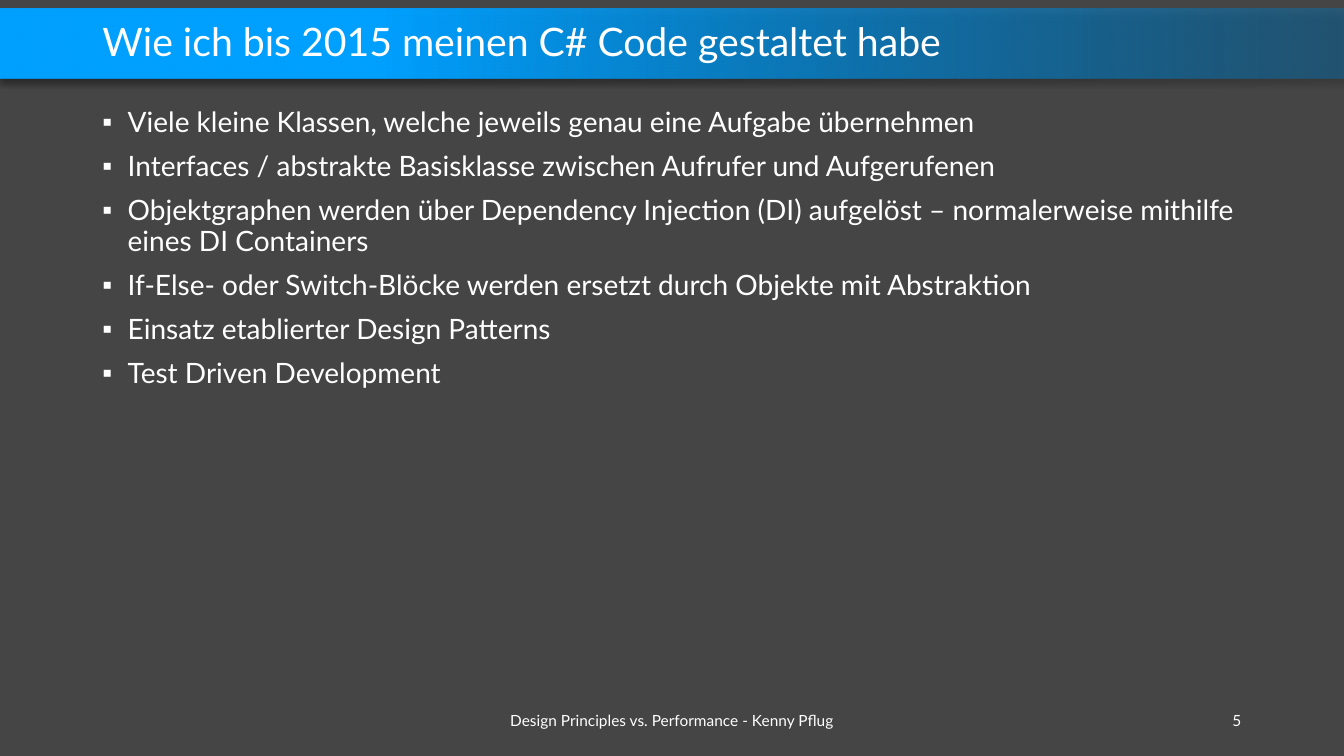
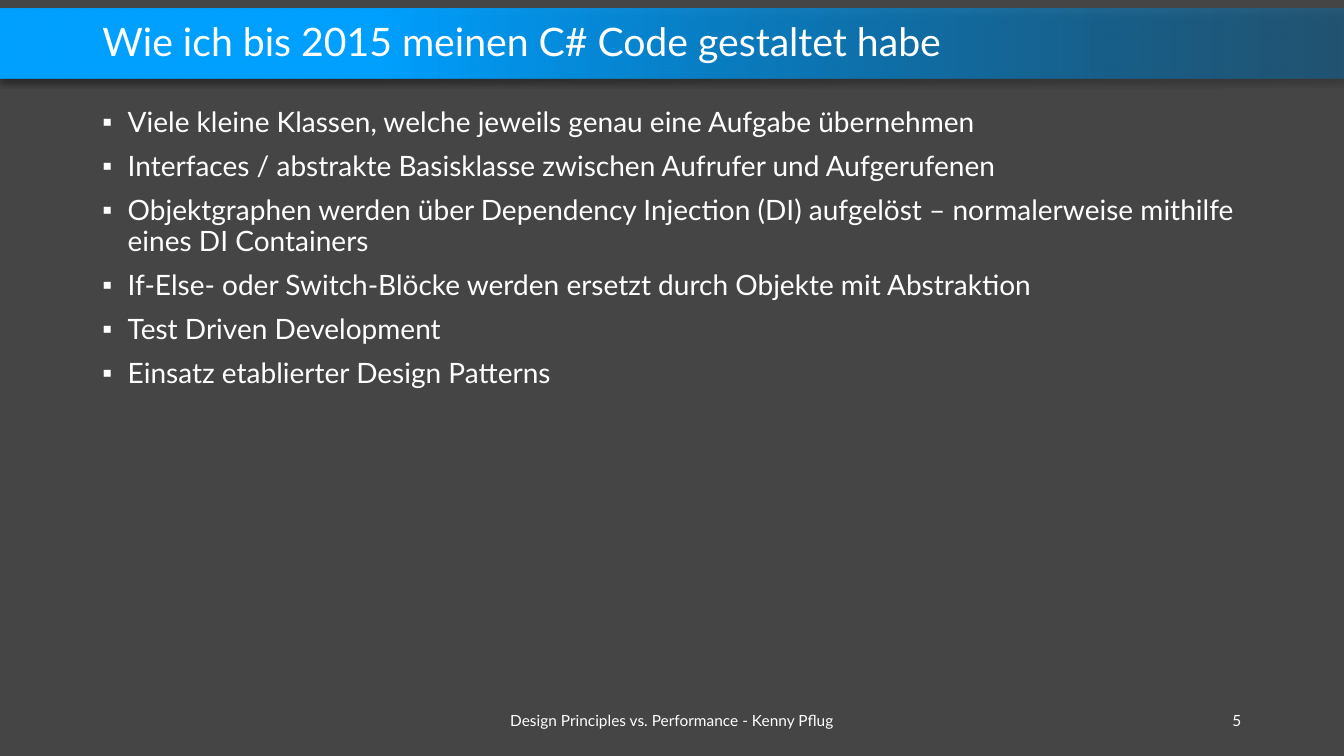
Before and after one commit to feO2x/Adc2021.DesignPrinciplesVsPerformance, a slide deck: slide 5 of Design Principles vs. Performance.pptx. Drawn at 1344x756 pixels with LibreOffice and Linux fonts; fonts in the diff are those of the drawing; background and template pictures are left out. Boxes give left, top, right and bottom in pixels: in the first picture for what was removed or moved away, otherwise in the second. Text is boxed around its words. In the diff, an @@ line names an element or a change of style, - is before the commit and + after.

```diff
--- a/Design Principles vs. Performance.pptx
+++ b/Design Principles vs. Performance.pptx
@@ text at [128,318,441,344]: paragraph added @@
+▪ Test Driven Development
@@ text at [128,362,441,388]: paragraph removed @@
-▪ Test Driven Development
```
Also in this commit, not shown: 5 other slides changed, 1 slide added, 6 slides removed.
